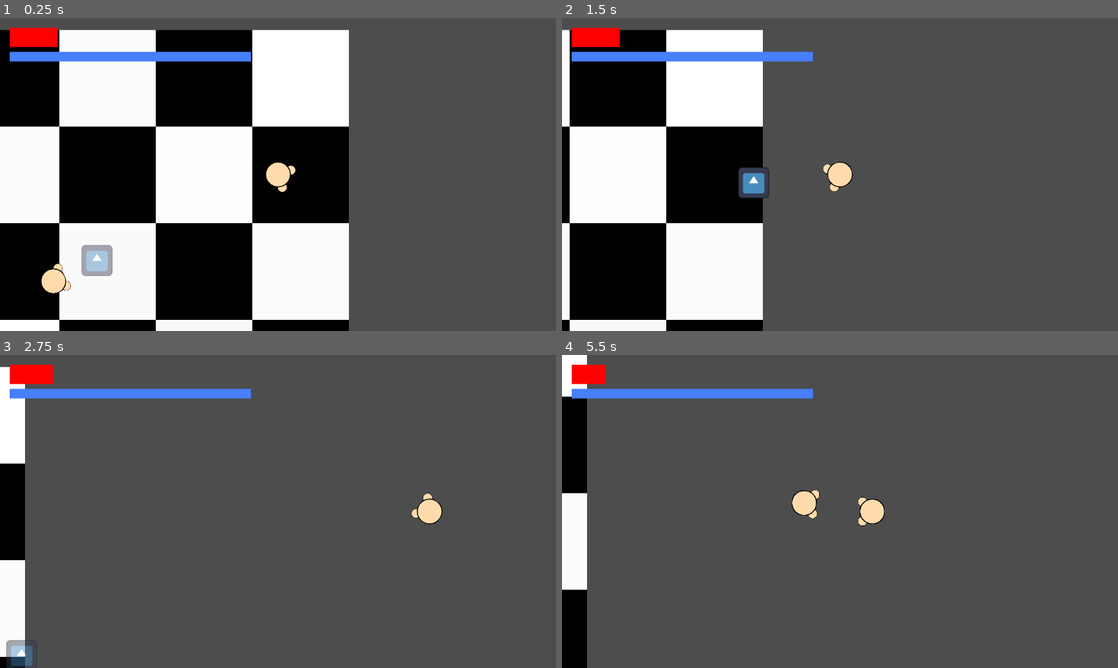
Above: before the commit, frames 1-4 (two rows, left to right).
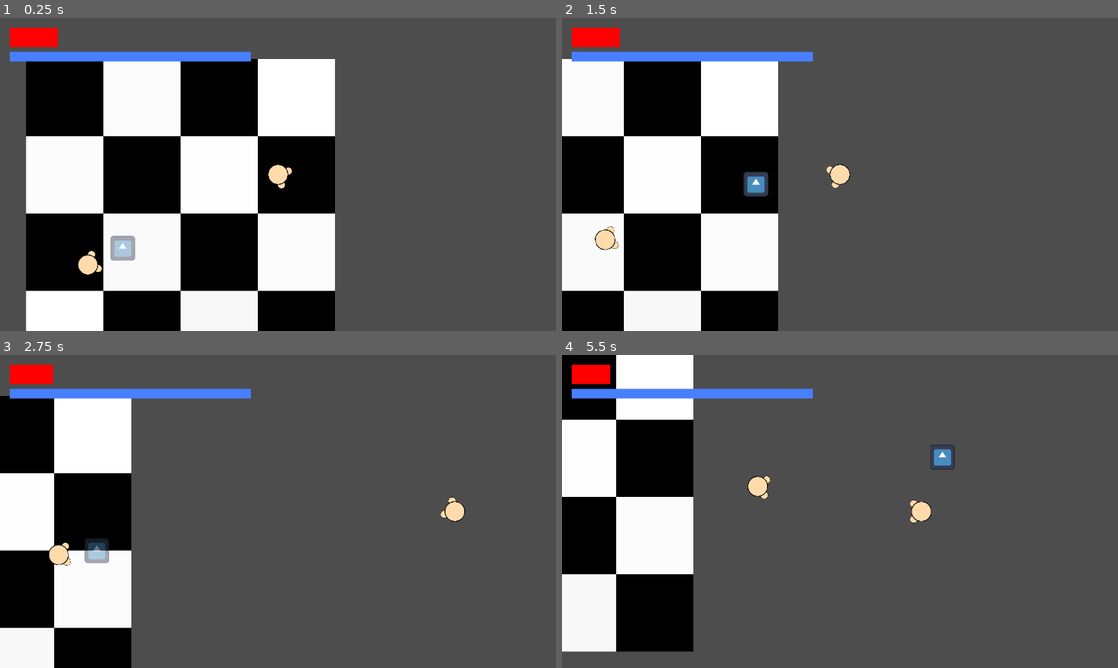
Above: after the commit, the same moments.

Repository: aayushrh/EnergyManipulation
Game: Godot game, scene res://World/Screens/World.tscn
Two runs of this game, one before a commit and one after it. Both use one fixed random seed, a clock stepped at 60 frames per second and the inputs below. The engine's default icon, where the game draws it, is replaced by a stand-in: a white triangle on a blue panel in a dark square.
Inputs (mouse positions are in pixels of both pictures, inside the frame that each line leads up to):
- Up to frame 1 (0.25 s): no input
- Up to frame 2 (1.5 s): tap Enter (enter) at 0.5 s; move the mouse to (962, 158) at 0.52 s; hold D (right) 0.53-1.25 s; tap E (Ability1) at 0.6 s; click (962, 158) at 0.67 s; drag from (728, 190) to (812, 237) at 1.27 s
- Up to frame 3 (2.75 s): move the mouse to (333, 442) at 2.02 s; hold D (right) from 2.03 s (still down); tap R (Ability3) at 2.1 s
- Up to frame 4 (5.5 s): release D (right) at 2.75 s; drag from (812, 574) to (673, 464) at 2.77 s; move the mouse to (1006, 558) at 3.52 s; hold A (left) 3.53-4.25 s; tap Enter (enter) at 3.6 s; drag from (673, 464) to (706, 611) at 4.27 s; move the mouse to (867, 511) at 5.02 s; hold S (down) from 5.03 s (still down); tap E (Ability1) at 5.1 s; click (867, 511) at 5.17 s

The runs differ from the first frame. In frame 1, 28% of the frame differs, in the area x 0-63%, y 3-100%; in frame 2, 19%; in frame 3, 21%; in frame 4, 22%.

Commit message:
better enemy ai trust

Diff:
--- a/Enemies/BasicEnemy.gd
+++ b/Enemies/BasicEnemy.gd
@@ -13,6 +13,7 @@
 var magic = []
 var canDash = true
 var type = 1
+var moveDir = 0
 
 @export var health : float
 
@@ -29,6 +30,8 @@
 @export var dash_cd : float
 @export var dash_time : float
 @export var block_cd : float
+@export var min_range : int
+@export var max_range : int
 
 @export var art : Node2D
 @export var softBody : Area2D
@@ -51,12 +54,12 @@
 
 func _process(delta):
 	if(!Global.pause):
+		queue_redraw()
 		time+=delta
 		magic_check(delta)
 		_effectsHandle()
 		if(!nomove):
 			_move(delta)
-		awareness()
 		move_and_slide()
 
 func _effectsHandle():
@@ -80,7 +83,12 @@
 		can_attack = true
 	if player != null:
 		rotateToTarget(player, delta)
-		velocity = (player.global_position - global_position).normalized() * TOPSPEED
+		if((player.global_position - global_position).length() > max_range):
+			#print((player.global_position - global_position).length())
+			velocity = (player.global_position - global_position).normalized() * TOPSPEED
+		elif((player.global_position - global_position).length() < min_range):
+			velocity = (player.global_position - global_position).normalized() * -TOPSPEED
+		awareness(delta)
 		velocity -= softBodyPush * TOPSPEED
 		if(slow):
 			velocity = velocity * 0.5
@@ -117,11 +125,12 @@
 	shockwave.energy = 1
 	get_tree().current_scene.add_child(shockwave)
 
+#in degrees
 func is_this_thing_going_towards_me(angle, velo):
-	return abs(angle-velo.angle())<checkAngle
-
-func is_this_thing_too_close_to_me(angle, speed):
-	return (speed*cos(angle) - DASHSPEED) < 0
+	return rad_to_deg(abs(angle-velo.angle()))<checkAngle
+
+func is_this_thing_too_close_to_me(angle, vect, speed2):
+	return (vect.length()*cos(angle) - speed2) < 0
 
 func tactCheck(req):
 	if(tact>=req):
@@ -133,7 +142,7 @@
 	for e in spells:
 		if(!e.using):
 			e.cooldown -= delta
-		if(e.cooldown < 0):
+		if(moveDir == 0 and e.cooldown < 0):
 			if(e.type != null and e.type.spellName.to_lower() == "blast"):
 				var blast = BlastTscn.instantiate()
 				blast.player = self
@@ -159,6 +168,12 @@
 		ae+=(global_position-n.global_position).normalized()
 	return ae.normalized()
 
+func avgVelo(arr):
+	var ae = Vector2.ZERO
+	for n in arr:
+		ae+=n.v.normalized()
+	return ae.normalized()
+
 func dash(dir):
 	print("i tried")
 	velocity = dir*DASHSPEED
@@ -173,6 +188,9 @@
 		slow = true
 		$block_cd.start(block_cd)
 
+func _draw():
+	if(block != -1):
+		draw_arc(Vector2.ZERO, 50, -PI/4, -3*PI/4, 20, Color.WHITE, 5)
 
 func un_block():
 	block = -1
@@ -184,22 +202,45 @@
 	else:
 		return Vector2(-vect.y,vect.x)
 
-func awareness():
+func set_perp_vector(vect, right):
+	if(right):
+		return Vector2(vect.y,-vect.x)
+	else:
+		return Vector2(-vect.y,vect.x)
+
+func awareness(delta):
 	var help = []
 	for n in magic:
 		if(n is Blast):
 			var asdf = is_this_thing_going_towards_me((global_position-n.global_position).angle(),n.v)
 			if(asdf):
 				help.append(n)
+	if(moveDir != 0 and help.size() <= 0):
+		moveDir = 0
 	for n in help:
 		if(help.size()>=blockOrFlight):
-			if(tactCheck(100) and is_this_thing_too_close_to_me((global_position-n.global_position-n.velocity).angle(),n.speed)):
-				do_block()
-			elif(canDash and block == -1):
-				dash(avgDir(help))
-		elif(canDash and block == -1):
-			dash(perp_vector(avgDir(help)))
-
+			if(block == -1):
+				if(canDash):
+					if(tactCheck(100) and is_this_thing_too_close_to_me((global_position-n.global_position-n.v).angle(),n.v,DASHSPEED)):
+						do_block()
+					else:
+						dash(avgDir(help))
+				else:
+					if(tactCheck(100) and is_this_thing_too_close_to_me((global_position-n.global_position-n.v).angle(),n.v,TOPSPEED)):
+						do_block()
+					else:
+						velocity = avgDir(help) * TOPSPEED
+		elif(block == -1):
+			if(canDash):
+				dash(perp_vector(avgDir(help)))
+			else:
+				#print(moveDir)
+				if(moveDir == 0):
+					#if(tactCheck(20)):
+						moveDir = int((avgDir(help)-avgVelo(help)).angle()>0)*2-1
+					#else:
+					#	moveDir = rng.randi_range(0,1)*2-1
+				velocity = set_perp_vector(avgDir(help),moveDir>0) * TOPSPEED
 
 func _on_block_cd_timeout() -> void:
 	un_block()
--- a/Enemies/BasicEnemy.tscn
+++ b/Enemies/BasicEnemy.tscn
@@ -52,7 +52,8 @@
 collision_mask = 2
 
 [node name="CollisionPolygon2D" type="CollisionPolygon2D" parent="Area2D"]
-polygon = PackedVector2Array(-99, -253, 99, -255, 2, -3)
+position = Vector2(38, 235)
+polygon = PackedVector2Array(-559, -685, 487, -705, 487, 183, -567, 189)
 
 [node name="dashing" type="Timer" parent="."]
 one_shot = true
--- a/Magic/MagicSpells/Attributes.gd
+++ b/Magic/MagicSpells/Attributes.gd
@@ -11,10 +11,10 @@
 	amount = amt
 
 func getSize():
-	return (size/100+1)/(0.1*amount+0.9)
+	return (size/100+1)/(0.05*amount+0.95)
 
 func getASpeed():
-	return (-size/100+1)/(0.05*amount+1)
+	return (-size/100+1)/(0.05*amount+0.95)
 
 func getPSpeed():
 	return (-power/100+1)/(0.0263157894739*amount+0.9736842105261)
--- a/World/Screens/World.tscn
+++ b/World/Screens/World.tscn
@@ -49,17 +49,21 @@
 
 [node name="BasicEnemy" parent="." instance=ExtResource("7_tu6r2")]
 position = Vector2(-244, 135)
-checkAngle = 10.0
+checkAngle = 20.0
 blockOrFlight = 3
+tact = 50
 DASHSPEED = 3000.0
 TOPSPEED = 300
 ROTATIONSPEED = 10.0
 dash_cd = 10.0
 dash_time = 0.1
 block_cd = 0.5
+min_range = 400
+max_range = 550
 
 [node name="Camera2D" type="Camera2D" parent="."]
 position = Vector2(253, -101)
+zoom = Vector2(0.8, 0.8)
 limit_left = -1500
 limit_top = -1000
 limit_right = 1500
Not shown, changed: Art/Ethan.png.import
Not shown, changed: Art/ethan.png.import
